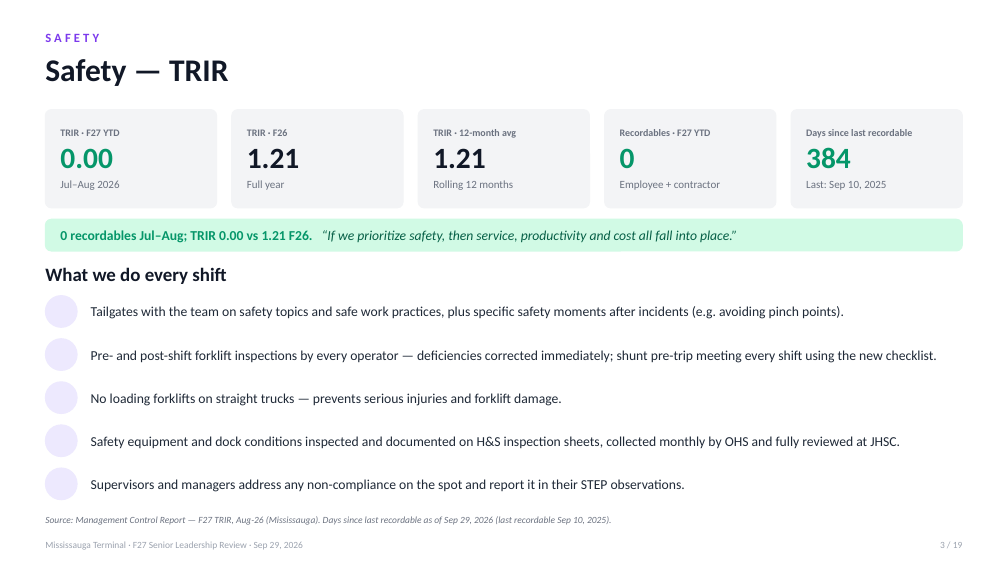
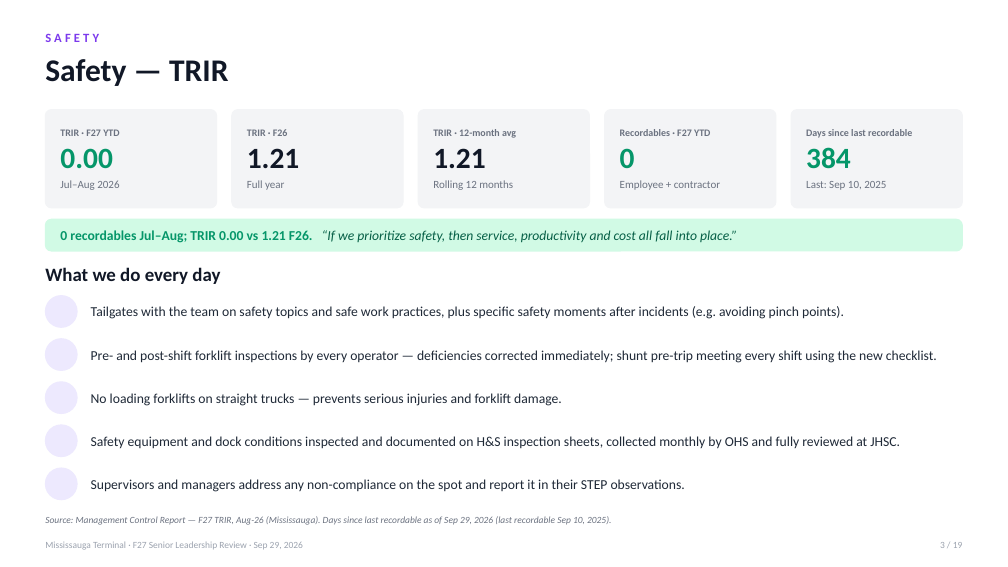
Before and after one commit to FuoriclasseX/mississauga-terminal-f26-cost-transformation-dashboard, a slide deck: slide 3 of presentation/Mississauga_F27_Leadership_Review_Sep29.pptx. Drawn at 1008x567 pixels with LibreOffice and Linux fonts; fonts in the diff are those of the drawing; background and template pictures are left out. Boxes give left, top, right and bottom in pixels: in the first picture for what was removed or moved away, otherwise in the second. Text is boxed around its words. In the diff, an @@ line names an element or a change of style, - is before the commit and + after.

```diff
--- a/presentation/Mississauga_F27_Leadership_Review_Sep29.pptx
+++ b/presentation/Mississauga_F27_Leadership_Review_Sep29.pptx
@@ text at [45, 267, 220, 284]: text changed @@
-What we do every shift
+What we do every day
```
Also in this commit, not shown: 14 other slides changed, 1 other file.
